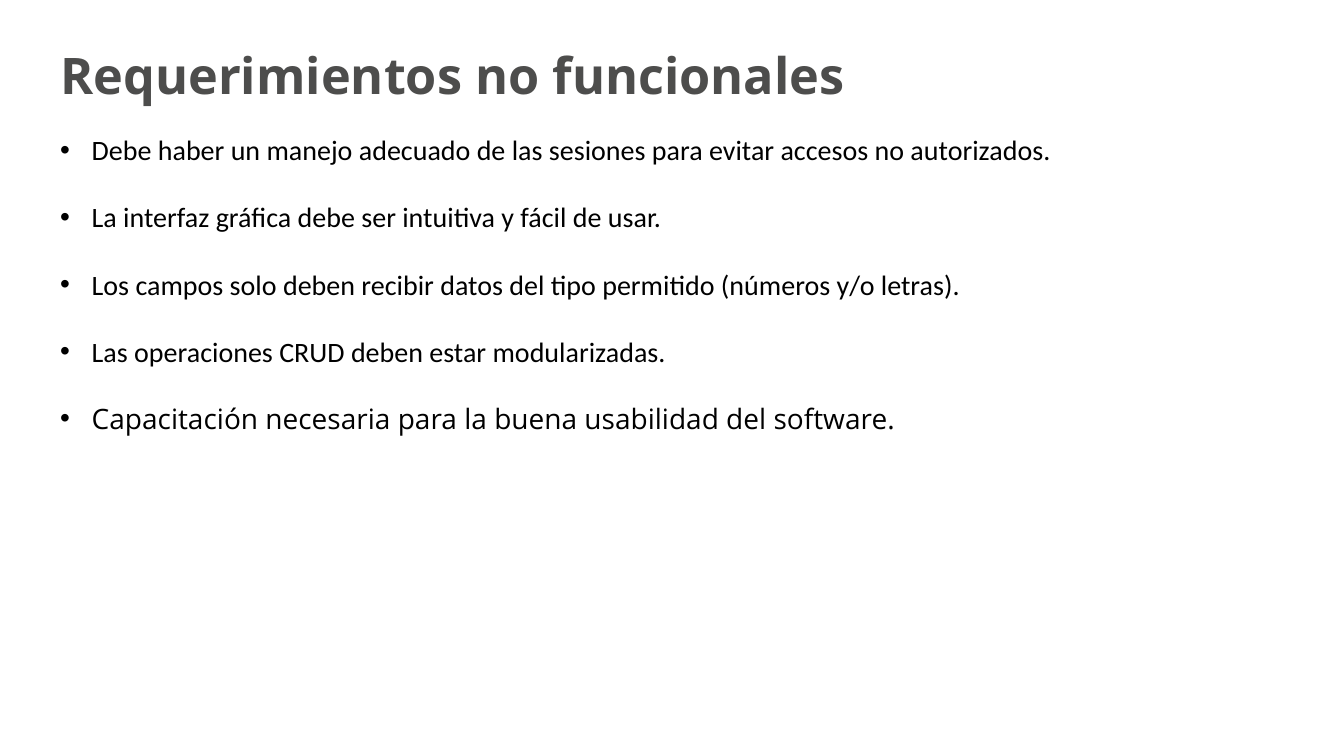
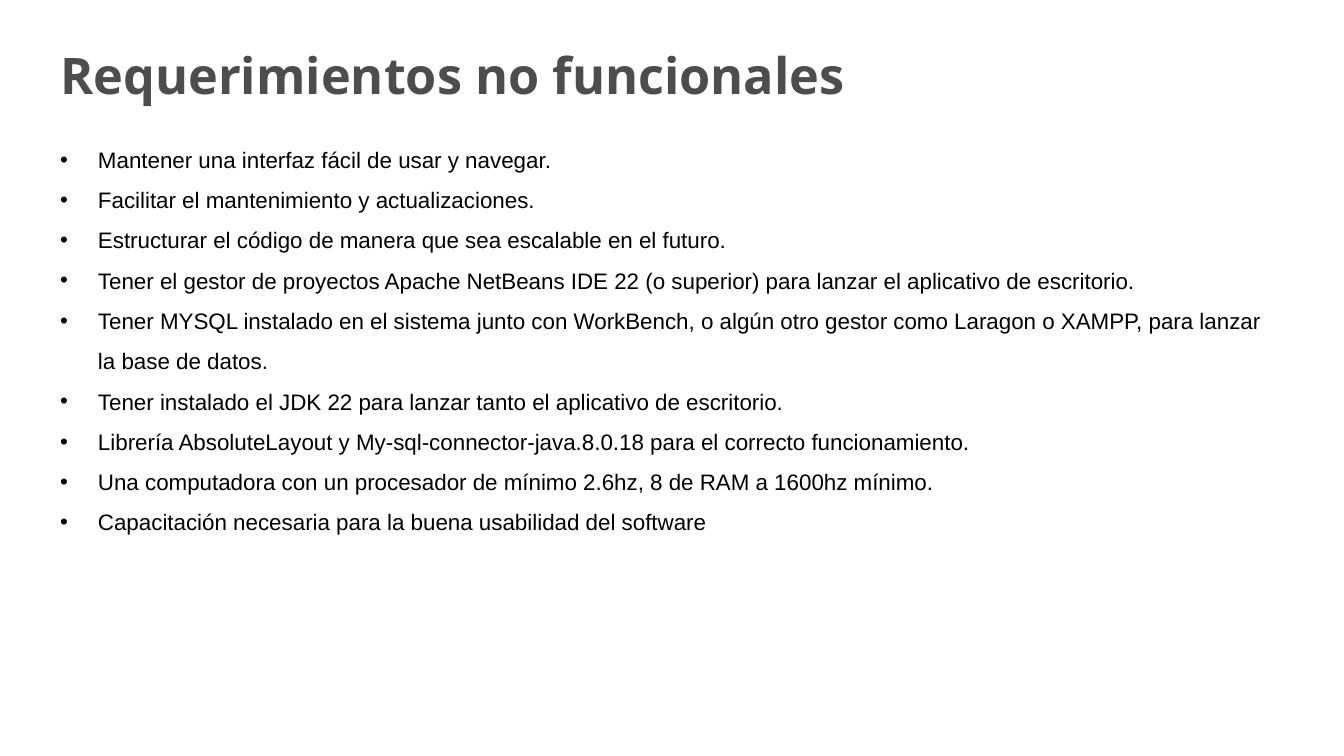
Before and after one commit to DavidPulidoSarmiento/PROYECTO, a slide deck: slide 12 of Proyecto/Presentacion.pptx (slide 15 before the commit). Drawn at 1344x756 pixels with LibreOffice and Linux fonts; fonts in the diff are those of the drawing. Boxes give left, top, right and bottom in pixels: in the first picture for what was removed or moved away, otherwise in the second. Text is boxed around its words. In the diff, an @@ line names an element or a change of style, - is before the commit and + after.

```diff
--- a/Proyecto/Presentacion.pptx
+++ b/Proyecto/Presentacion.pptx
@@ text at [98, 151, 1260, 535]: text changed; size 20 to 16 pt; font Calibri to Arial @@
-• Debe haber un manejo adecuado de las sesiones para evitar accesos no autorizados.
-• La interfaz gráfica debe ser intuitiva y fácil de usar.
-• Los campos solo deben recibir datos del tipo permitido (números y/o letras).
-• Las operaciones CRUD deben estar modularizadas.
-• Capacitación necesaria para la buena usabilidad del software.
+• Mantener una interfaz fácil de usar y navegar.
+• Facilitar el mantenimiento y actualizaciones.
+• Estructurar el código de manera que sea escalable en el futuro.
+• Tener el gestor de proyectos Apache NetBeans IDE 22 (o superior) para lanzar el aplicativo de escritorio.
+• Tener MYSQL instalado en el sistema junto con WorkBench, o algún otro gestor como Laragon o XAMPP, para lanzar la base de datos.
+• Tener instalado el JDK 22 para lanzar tanto el aplicativo de escritorio.
+• Librería AbsoluteLayout y My-sql-connector-java.8.0.18 para el correcto funcionamiento.
+• Una computadora con un procesador de mínimo 2.6hz, 8 de RAM a 1600hz mínimo.
+• Capacitación necesaria para la buena usabilidad del software
```
Also in this commit, not shown: 2 other slides changed, 3 slides added, 6 slides removed, 3 other files.
